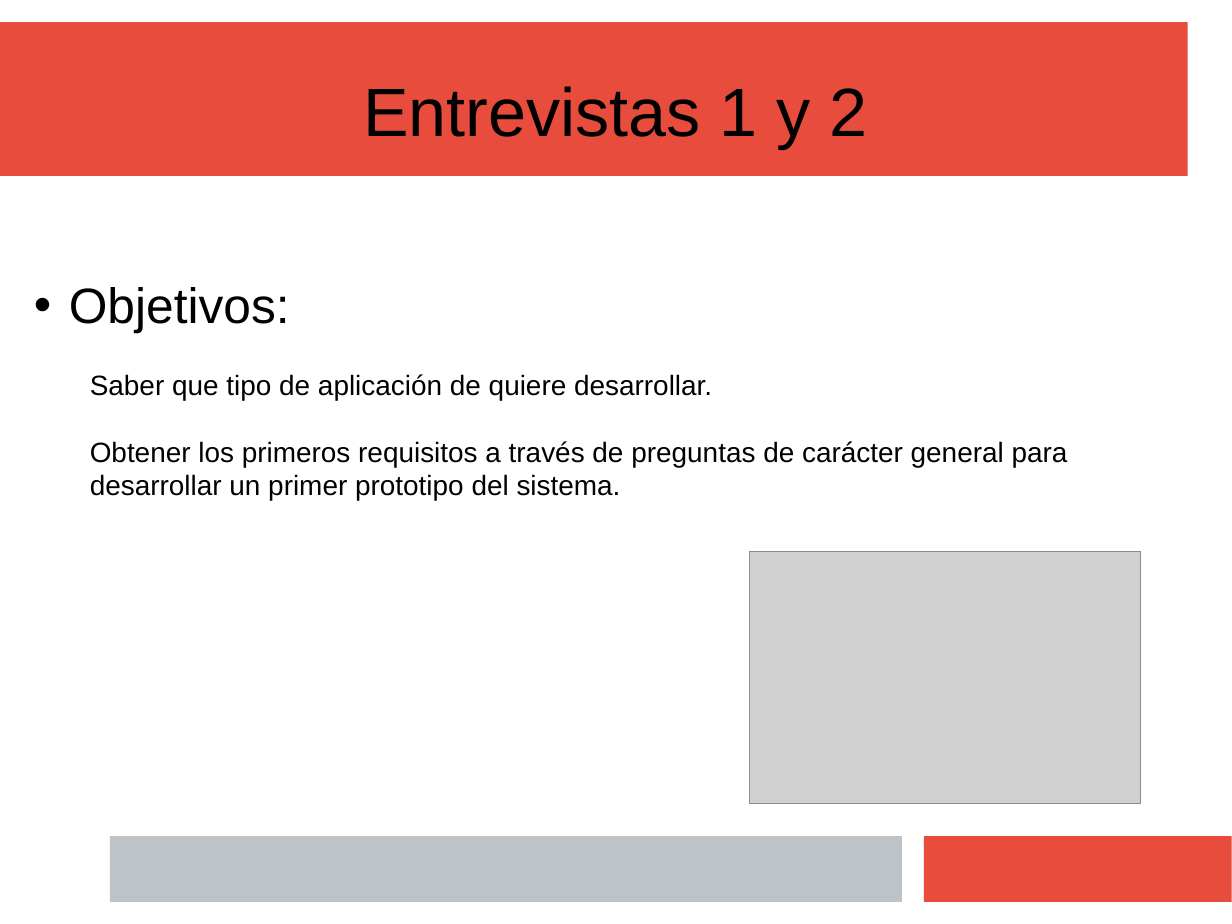
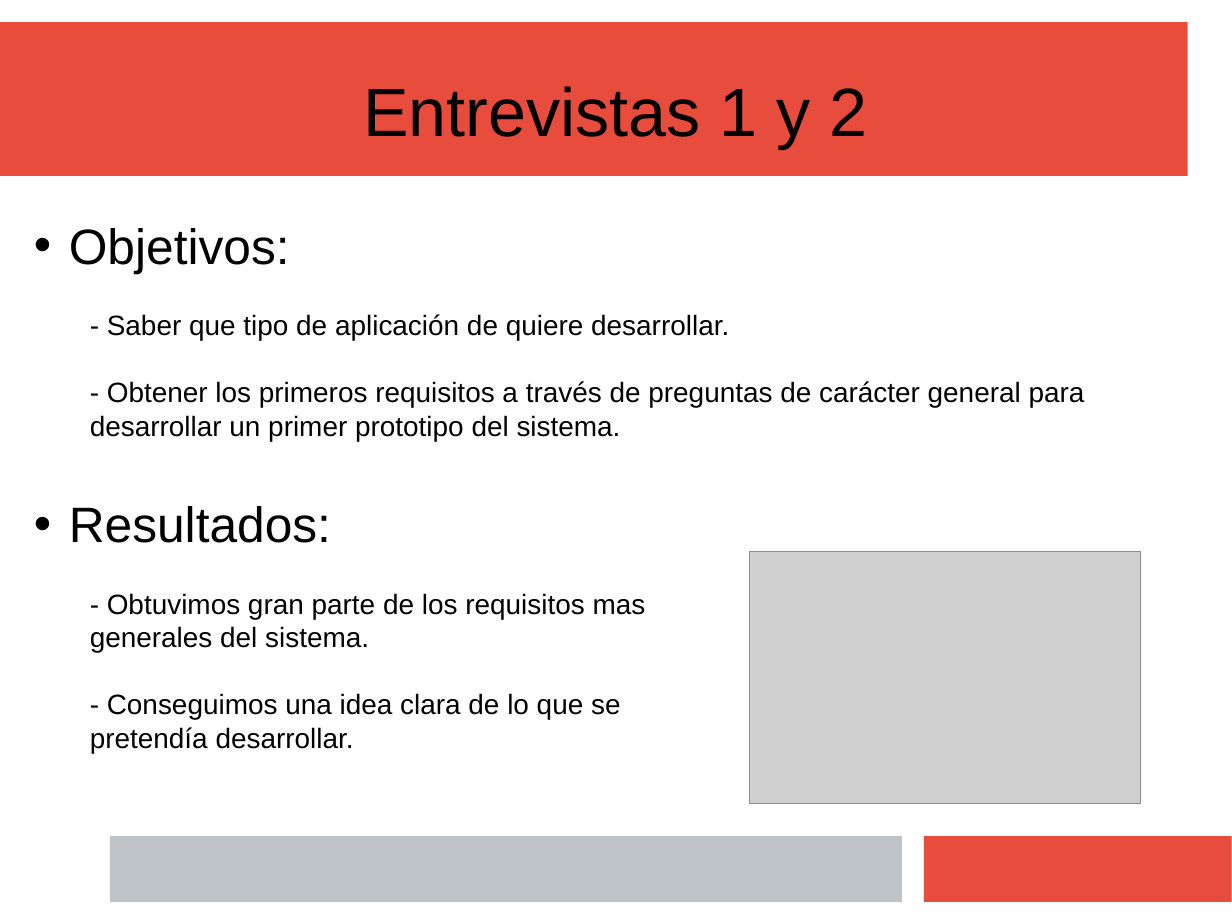
Before and after one commit to Juanba1998/APP-Restaurante, a slide deck: slide 4 of Material/Presentación/Presentacion Final (incompleta).pptx. Drawn at 1232x924 pixels with LibreOffice and Linux fonts; fonts in the diff are those of the drawing; grey boxes stand for pictures. Boxes give left, top, right and bottom in pixels: in the first picture for what was removed or moved away, otherwise in the second. Text is boxed around its words. In the diff, an @@ line names an element or a change of style, - is before the commit and + after.

```diff
--- a/Material/Presentación/Presentacion Final (incompleta).pptx
+++ b/Material/Presentación/Presentacion Final (incompleta).pptx
@@ text "Objetivos:": place and size @@
-text "Objetivos:" at box(69, 287, 1068, 500)
+text "Objetivos:" at box(69, 228, 1085, 441)
@@ text at box(90, 314, 1085, 441): text changed @@
-  Saber que tipo de aplicación de quiere desarrollar.
-  Obtener los primeros requisitos a través de preguntas de carácter general para desarrollar un primer prototipo del sistema.
+  - Saber que tipo de aplicación de quiere desarrollar.
+  - Obtener los primeros requisitos a través de preguntas de carácter general para desarrollar un primer prototipo del sistema.
@@ text added at box(69, 506, 646, 753), 18 pt, text #000000 @@
+• Resultados:
+  - Obtuvimos gran parte de los requisitos mas generales del sistema.
+  - Conseguimos una idea clara de lo que se pretendía desarrollar.
```
Also in this commit, not shown: 3 other slides changed.
